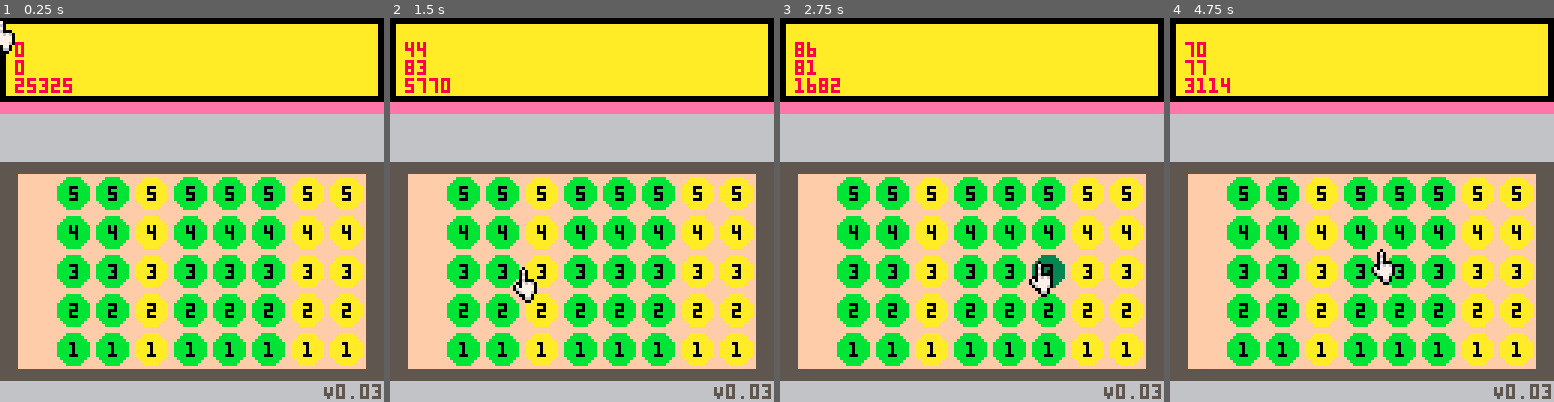
Above: before the commit, frames 1-4 (left to right).
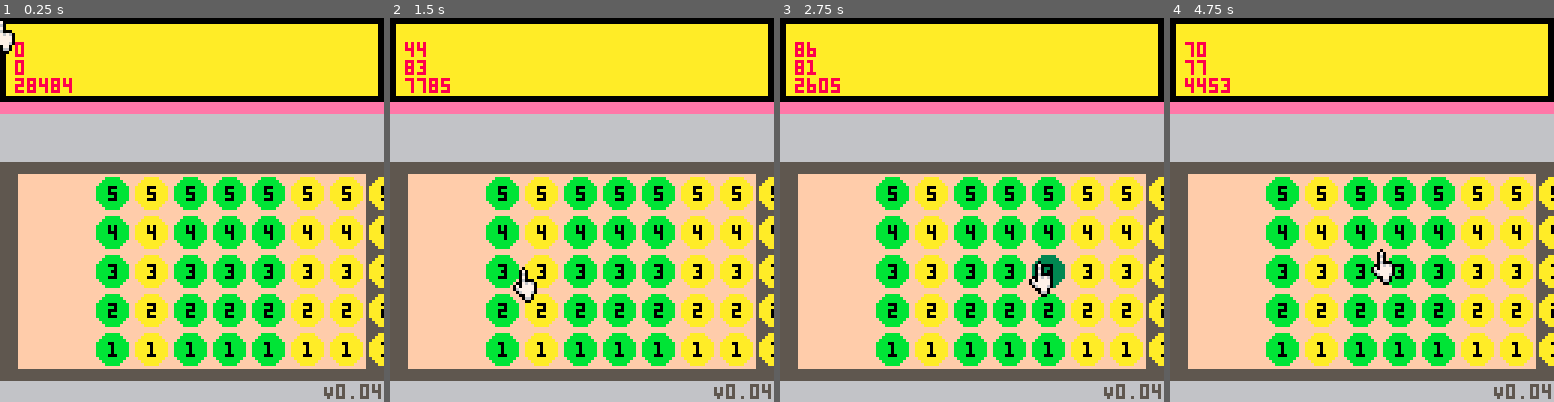
Above: after the commit, the same moments.

Repository: jan-Kulpas/pico8-addamatic
Game: PICO-8 cartridge addamatic.p8
The game is run twice, just before and just after one commit, with the same random seed, the same clock (stepped at 60 frames per second) and the same inputs.
Inputs (mouse positions are in pixels of both pictures, inside the frame that each line leads up to):
- Up to frame 1 (0.25 s): no input
- Up to frame 2 (1.5 s): tap O (Z key) at 0.33, 0.7, 1.43 s; click (459, 121) at 0.67 s; tap X (X key) at 1.07 s; click (520, 267) at 1.22 s
- Up to frame 3 (2.75 s): click (975, 114) at 1.77 s; hold Left 1.97-2.37 s; tap X (X key) at 2.07, 2.4, 2.73 s; tap O (Z key) at 2.22 s; click (1037, 259) at 2.32 s; hold Down from 2.42 s (still down)
- Up to frame 4 (4.75 s): release Down at 2.82 s; click (1492, 106) at 2.87 s; hold Right 2.87-3.53 s; tap X (X key) every 0.33 s from 3.07 to 4.73 s; tap O (Z key) at 3.1, 3.98 s; click (1254, 256) at 3.42 s; hold Up 3.58-4.08 s; click (1315, 102) at 3.97 s; hold Right 4.13-4.53 s; click (1381, 248) at 4.52 s; hold Down from 4.58 s (still down)

The runs differ from the first frame. In frame 1, 4.4% of the frame differs, in the area x 7-100%, y 15-100%; in frame 2, 4.4%; in frame 3, 4.4%; in frame 4, 4.5%, in the area x 3-100%, y 15-100%.

Commit message:
buttons can be pressed but dont do anything

Diff:
--- a/addamatic.p8
+++ b/addamatic.p8
@@ -3,7 +3,7 @@
 __lua__
 --the add-a-matic?
 --bY kULPAS
-ver="V0.03"
+ver="V0.04"
 
 function _init()
 	--metainit
@@ -11,21 +11,43 @@
 	log("start log",true)
 	debug={}
 
+	pmb,mb=0,0
+	btn_c=nil
+
+
 	--create buttons
 	buttons={}
 	for i=0,39 do
-		b={x=i%8+1,y=i\8+1}
+		--y 1indexed to double as btn value
+		b={x=i%8,y=i\8+1}
 		add(buttons,b)
 	end
 end
 
 function _update()
 	--mouse pos
-	mx=stat(32)
-	my=stat(33)
-	buttons[1].h = true
-
+	upd_mouse()
+
+
+	--clicking on buttons
 	upd_btn_hover()
+
+	if click then
+		btn_c=btn_closest()
+		if btn_c.hover then
+			print(":)")
+		else
+			btn_c=nil
+		end
+	end
+
+	--button release
+	if (btn_c and not btn_c.hover) or mb==0 then
+		btn_c=nil
+	end
+
+
+
 
 	--debug
 	debug[1]=mx
@@ -44,6 +66,7 @@
 	for b in all(buttons) do
 		local x,y=btn_xy(b)
 		local c=btn_color(b)
+		if(b==btn_c) y+=1
 		circfill(x,y,5,c)
 		print(b.y,x-1,y-2,0)
 	end
@@ -57,6 +80,15 @@
 end
 -->8
 --logic
+
+--mouse x,y and left click
+function upd_mouse()
+ mx=stat(32)
+	my=stat(33)
+	pmb=mb
+	mb=stat(34)&1
+	click=(mb==pmb+1)
+end
 
 --checks if mouse over button
 function upd_btn_hover()
@@ -109,6 +141,21 @@
 	return colors[tonum(b.hover)+p]
 end
 
+--returns closest button
+function btn_closest()
+	local bd,best,d = 32767,nil,0
+	for b in all(buttons) do
+		local x,y=btn_xy(b)
+		d=dist(x,y,mx,my)
+		log(d)
+		if d<bd then
+			bd=d
+			best=b
+		end
+	end
+	return best
+end
+
 --8x8 grid for pixel counting
 function px_grid()
 	for x=0,31 do
Not shown, changed: 129 lines of the sprite sheet (__gfx__) section of addamatic.p8
Not shown, changed: the thumbnail (__label__) section of addamatic.p8
